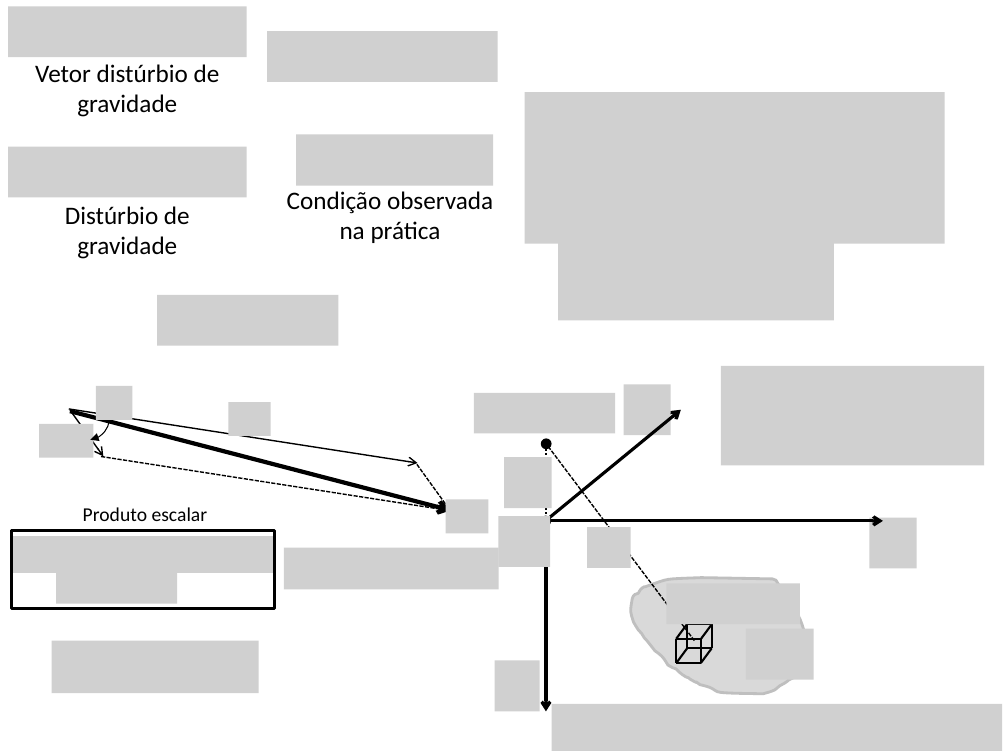
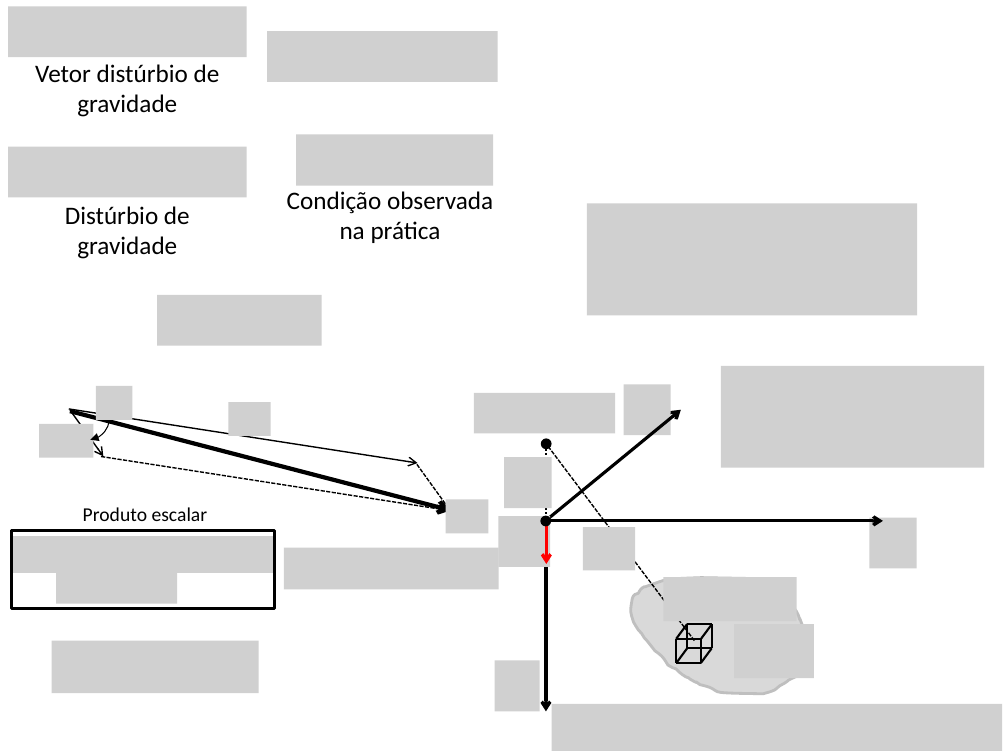
Before and after one commit to pinga-lab/CE-VII-SimBGf-2016, a slide deck: slide 20 of slides/5b_disturbio_gravidade.pptx. Drawn at 1008x756 pixels with LibreOffice and Linux fonts; fonts in the diff are those of the drawing; grey boxes stand for pictures. Boxes give left, top, right and bottom in pixels: in the first picture for what was removed or moved away, otherwise in the second. Text is boxed around its words. In the diff, an @@ line names an element or a change of style, - is before the commit and + after.

```diff
--- a/slides/5b_disturbio_gravidade.pptx
+++ b/slides/5b_disturbio_gravidade.pptx
@@ picture removed at [524,93,944,244] @@
@@ picture: place and size @@
-picture at [558,230,835,321]
+picture at [587,204,917,316]
@@ picture: place and size @@
-picture at [157,295,339,346]
+picture at [157,295,322,346]
@@ arrow added from (546, 522) to (546, 564), #FF0000 2.25 pt @@
@@ picture: place and size @@
-picture at [587,527,630,568]
+picture at [583,527,635,571]
@@ picture: place and size @@
-picture at [666,584,799,624]
+picture at [663,577,796,621]
@@ picture: place and size @@
-picture at [746,629,813,679]
+picture at [734,624,813,678]
```
Also in this commit, not shown: 8 other slides changed, 3 slides added, 1 slide removed.
